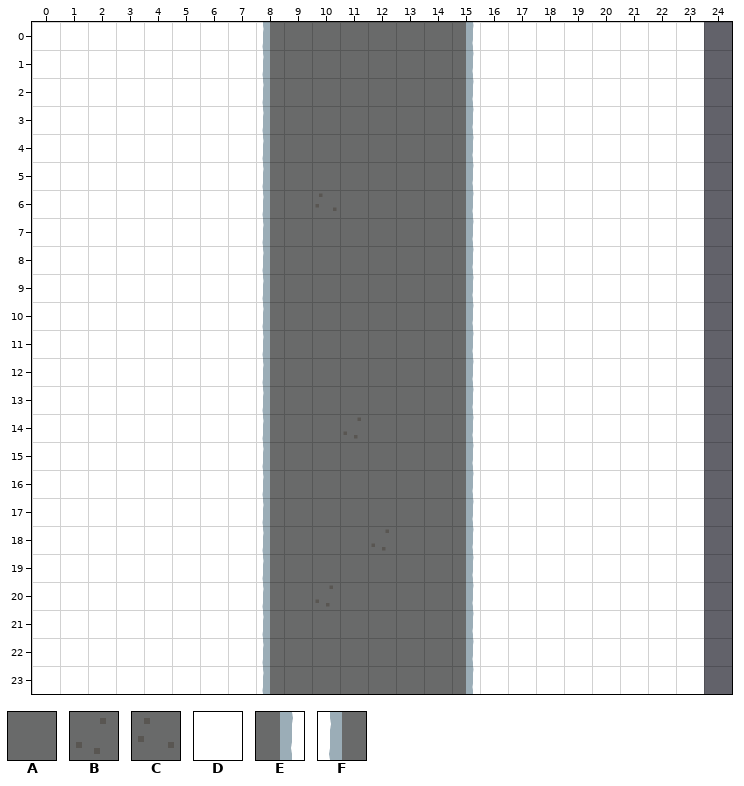
A Tiled map gets an edit: core/assets/maps/straight_single_single.tmx. That is the earlier state.
Cells are 64x64 px. Shown: x 0..24, y 0..23. The old version is drawn lined up with the new one.
Key: from "snow": A 0, B 2 turned 180, C 2 turned 270, D 6, E 9 turned 270, F 9 turned 90.
_ is an empty cell.
Layers that did not change in this view are not listed.
Layer "Ground" before, first column x 0:
 0 DDDDDDDDFAAAAAAEDDDDDDDD_
 1 DDDDDDDDFAAAAAAEDDDDDDDD_
 2 DDDDDDDDFAAAAAAEDDDDDDDD_
 3 DDDDDDDDFAAAAAAEDDDDDDDD_
 4 DDDDDDDDFAAAAAAEDDDDDDDD_
 5 DDDDDDDDFAAAAAAEDDDDDDDD_
 6 DDDDDDDDFACAAAAEDDDDDDDD_
 7 DDDDDDDDFAAAAAAEDDDDDDDD_
 8 DDDDDDDDFAAAAAAEDDDDDDDD_
 9 DDDDDDDDFAAAAAAEDDDDDDDD_
10 DDDDDDDDFAAAAAAEDDDDDDDD_
11 DDDDDDDDFAAAAAAEDDDDDDDD_
12 DDDDDDDDFAAAAAAEDDDDDDDD_
13 DDDDDDDDFAAAAAAEDDDDDDDD_
14 DDDDDDDDFAABAAAEDDDDDDDD_
15 DDDDDDDDFAAAAAAEDDDDDDDD_
16 DDDDDDDDFAAAAAAEDDDDDDDD_
17 DDDDDDDDFAAAAAAEDDDDDDDD_
18 DDDDDDDDFAAABAAEDDDDDDDD_
19 DDDDDDDDFAAAAAAEDDDDDDDD_
20 DDDDDDDDFABAAAAEDDDDDDDD_
21 DDDDDDDDFAAAAAAEDDDDDDDD_
22 DDDDDDDDFAAAAAAEDDDDDDDD_
23 DDDDDDDDFAAAAAAEDDDDDDDD_
New version:
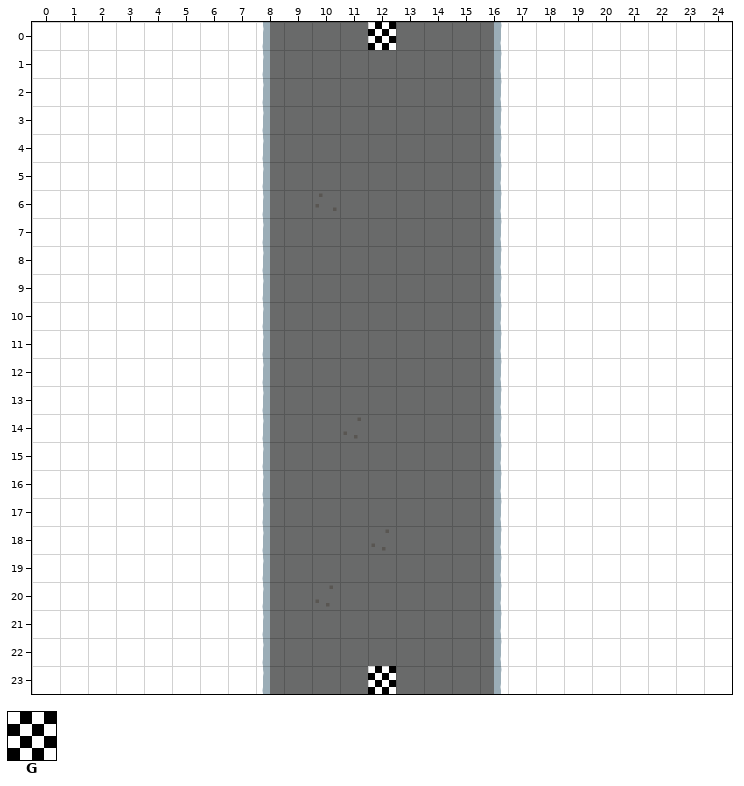
Further tiles: from "snow": G 4.
Tiles of an added or newly shown layer are drawn over the layers below it.
From the commit log: Generate maps with aligned road centers
What changed:
map size 24x24 -> 25x24 cells
Layer "Ground":
Tile E gives way to tile A in rows 0 to 23 at x 15.
The edit adds tile D in rows 0 to 23 at x 24.
Tile D gives way to tile E in rows 0 to 23 at x 16.
Layer "Centers" (added):
The edit adds tile G in row 0 at x 12; in row 23 at x 12.
Where, in picture pixels (left, top, right, bottom), the same in both pictures:
added: (368, 22, 396, 50)
changed: (466, 22, 502, 694)
added: (704, 22, 732, 694)
added: (368, 666, 396, 694)
